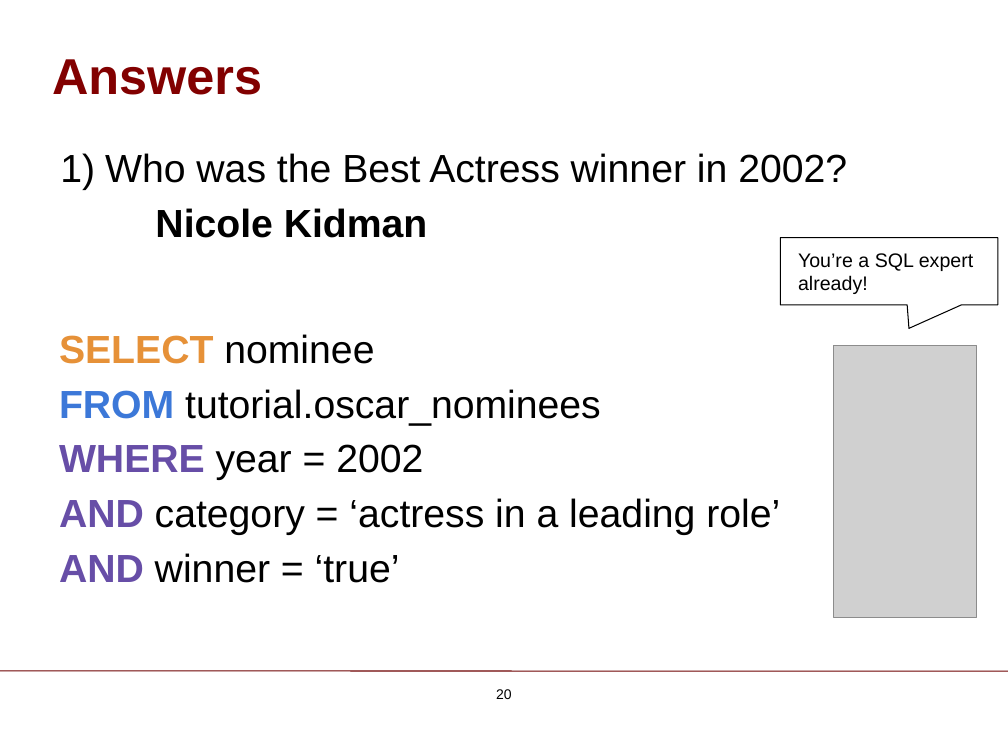
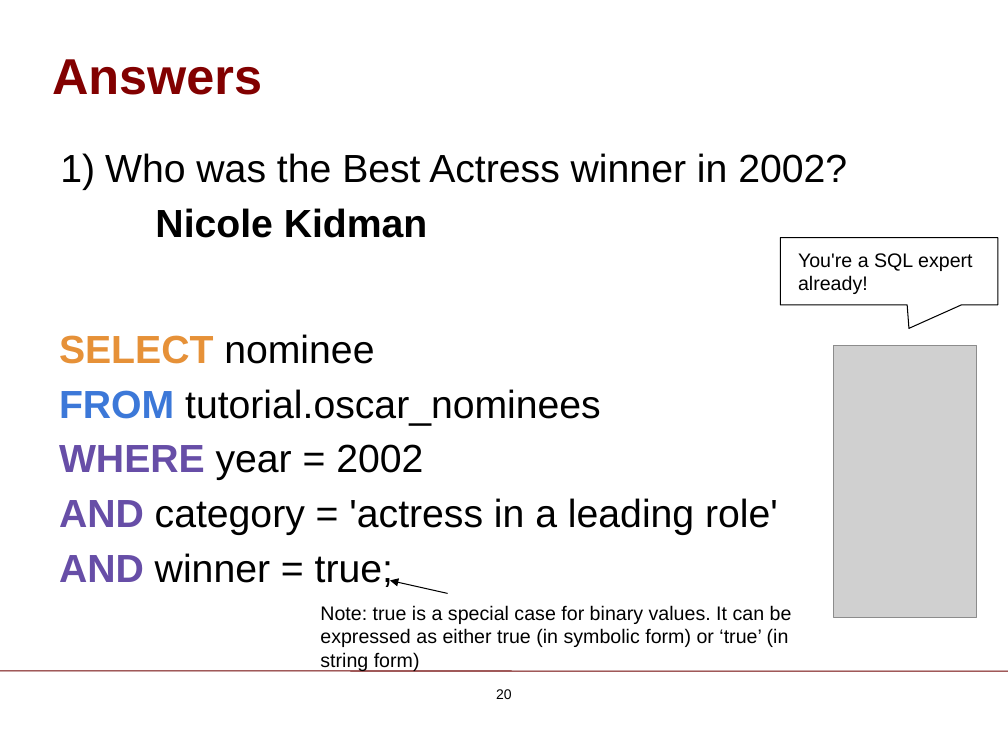
Before and after one commit to ChicagoBoothAnalytics/site, a slide deck: slide 20 of zzz MEDIA/SQL Basics.pptx. Drawn at 1008x756 pixels with LibreOffice and Linux fonts; fonts in the diff are those of the drawing; grey boxes stand for pictures; background and template pictures are left out. Boxes give left, top, right and bottom in pixels: in the first picture for what was removed or moved away, otherwise in the second. Text is boxed around its words. In the diff, an @@ line names an element or a change of style, - is before the commit and + after.

```diff
--- a/zzz MEDIA/SQL Basics.pptx
+++ b/zzz MEDIA/SQL Basics.pptx
@@ text at bbox=[798, 253, 973, 294]: text changed @@
-You’re a SQL expert already!
+You're a SQL expert already!
@@ text at bbox=[59, 498, 778, 587]: text changed @@
-AND category = ‘actress in a leading role’
-AND winner = ‘true’
+AND category = 'actress in a leading role'
+AND winner = true;
@@ arrow added from (448, 594) to (390, 581), #000000 0.75 pt @@
@@ text added at bbox=[320, 605, 792, 647], 14 pt, text #000000 @@
+Note: true is a special case for binary values. It can be expressed as either true (in symbolic form) or ‘true’ (in string form)
```
Also in this commit, not shown: 43 other slides changed, 1 other file.
